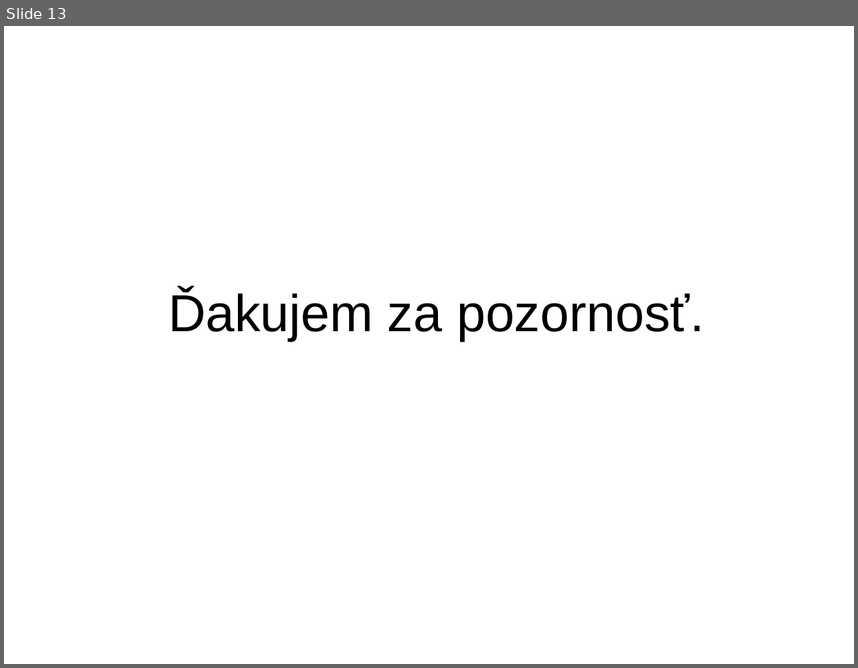
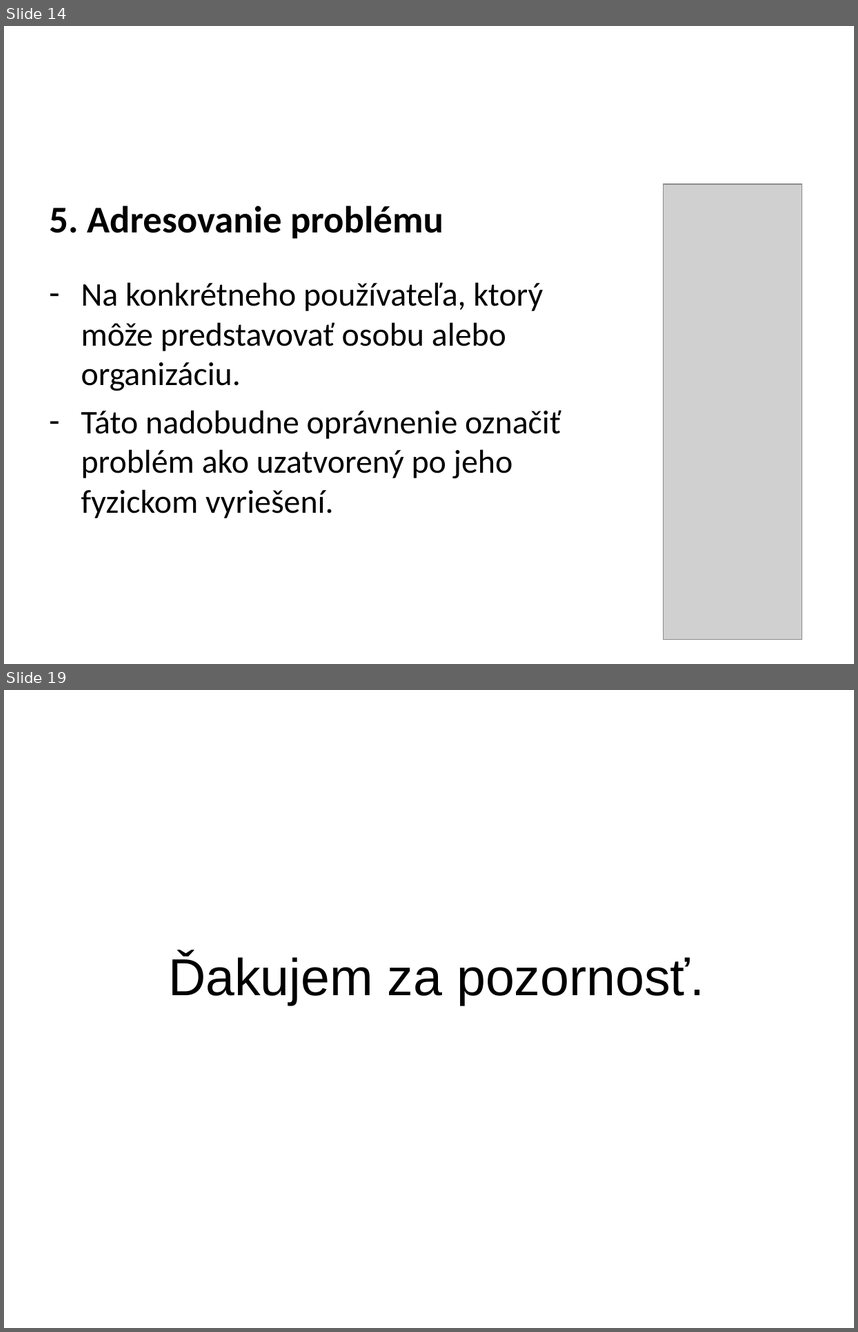
Before and after one commit to natalija4554/millenium, a slide deck: docs/Presentation/presentation.ppt. Shown one above the other, each under a label of ours: slide 13 before the commit, slides 14 and 19 after it; the slides between them are not shown. The pictures are 858x668 and 858x1332 pixels, drawn with LibreOffice and Linux fonts; fonts in the diff are those of the drawing; grey boxes stand for pictures; background and template pictures are left out. Boxes give left, top, right and bottom in pixels: in the first picture for what was removed or moved away, otherwise in the second. Text is boxed around its words. In the diff, an @@ line names an element or a change of style, - is before the commit and + after.

```diff
--- a/docs/Presentation/presentation.ppt
+++ b/docs/Presentation/presentation.ppt
@@ slide 14 added at [4, 26, 854, 664], background picture (left out) @@
@@ text added at [47, 49, 813, 156], 44 pt, text #FFFFFF @@
+Postup riešenia problémov - 5
@@ picture added at [664, 184, 802, 640] @@
@@ text added at [49, 205, 561, 518], 28 pt, text #000000 @@
+5. Adresovanie problému
+– Na konkrétneho používateľa, ktorý môže predstavovať osobu alebo organizáciu.
+– Táto nadobudne oprávnenie označiť problém ako uzatvorený po jeho fyzickom vyriešení.
@@ what was slide 13 is now slide 19 @@
```
Also in this commit, not shown: 3 slides changed, 13 other slides added, 8 slides removed, 31 other files.
